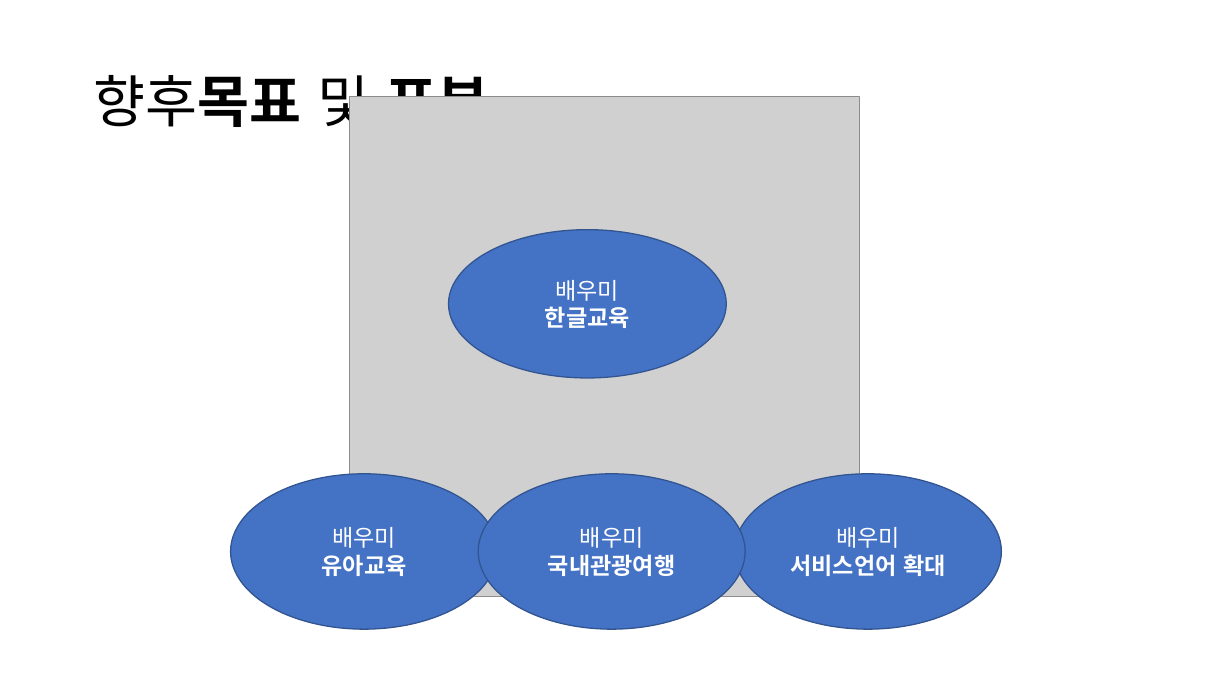
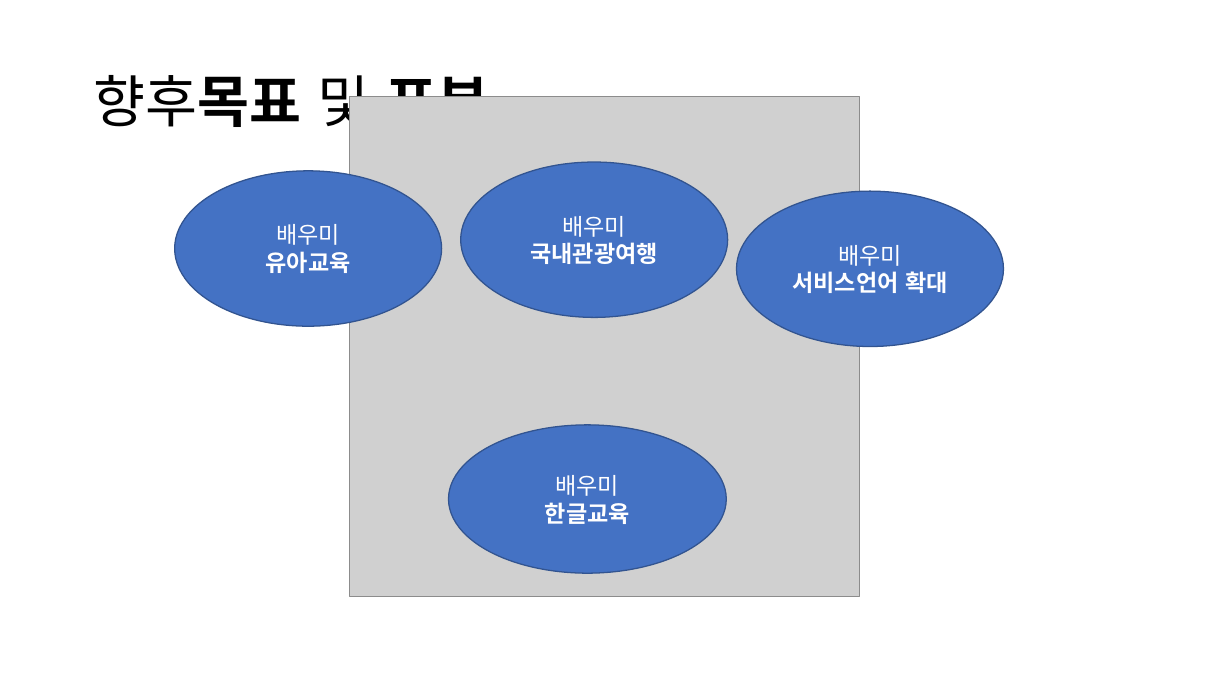
Before and after one commit to ParkBK/BAEUME, a slide deck: slide 10 of 박병근/발표/사회적기업PPT - 복사본.pptx. Drawn at 1232x693 pixels with LibreOffice and Linux fonts; fonts in the diff are those of the drawing; grey boxes stand for pictures. Boxes give left, top, right and bottom in pixels: in the first picture for what was removed or moved away, otherwise in the second. Text is boxed around its words. In the diff, an @@ line names an element or a change of style, - is before the commit and + after.

```diff
--- a/박병근/발표/사회적기업PPT - 복사본.pptx
+++ b/박병근/발표/사회적기업PPT - 복사본.pptx
@@ ellipse "배우미 유아교육": place and size @@
-ellipse "배우미 유아교육" at box(231, 474, 498, 629)
+ellipse "배우미 유아교육" at box(175, 171, 442, 326)
@@ ellipse "배우미 국내관광여행": place and size @@
-ellipse "배우미 국내관광여행" at box(479, 474, 746, 629)
+ellipse "배우미 국내관광여행" at box(461, 162, 728, 317)
@@ ellipse "배우미 서비스언어 확대": place and size @@
-ellipse "배우미 서비스언어 확대" at box(735, 474, 1002, 629)
+ellipse "배우미 서비스언어 확대" at box(737, 191, 1004, 347)
@@ ellipse "배우미 한글교육": place and size @@
-ellipse "배우미 한글교육" at box(448, 230, 726, 378)
+ellipse "배우미 한글교육" at box(448, 425, 726, 573)
```
Also in this commit, not shown: 9 other files.
